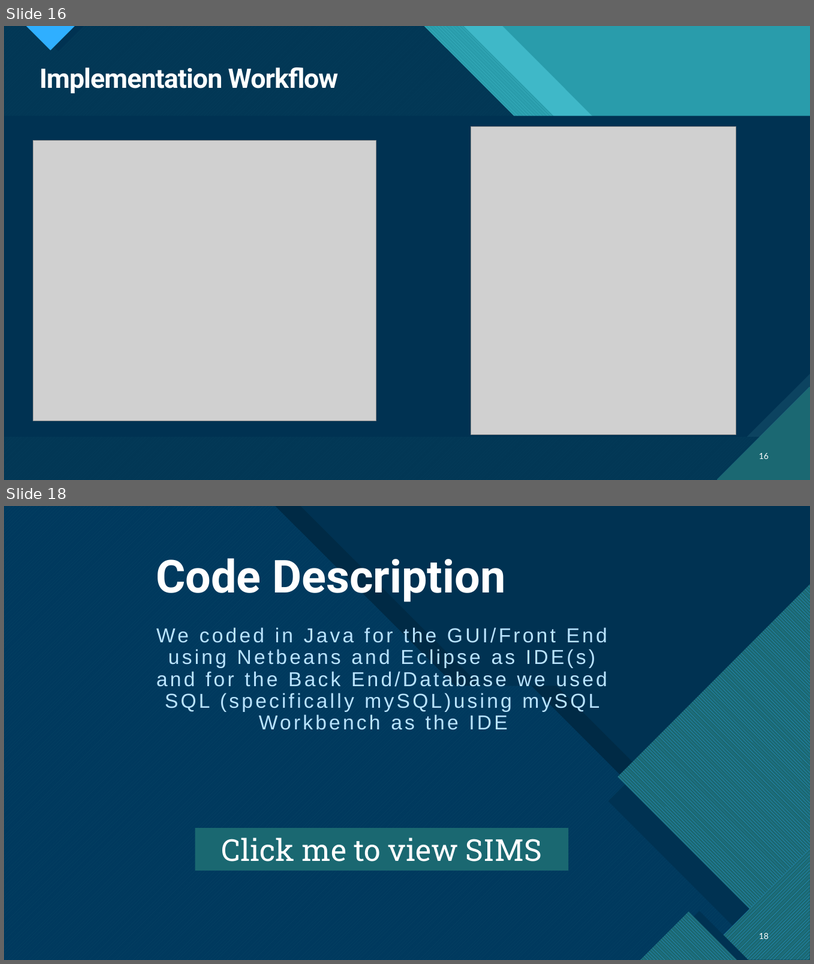
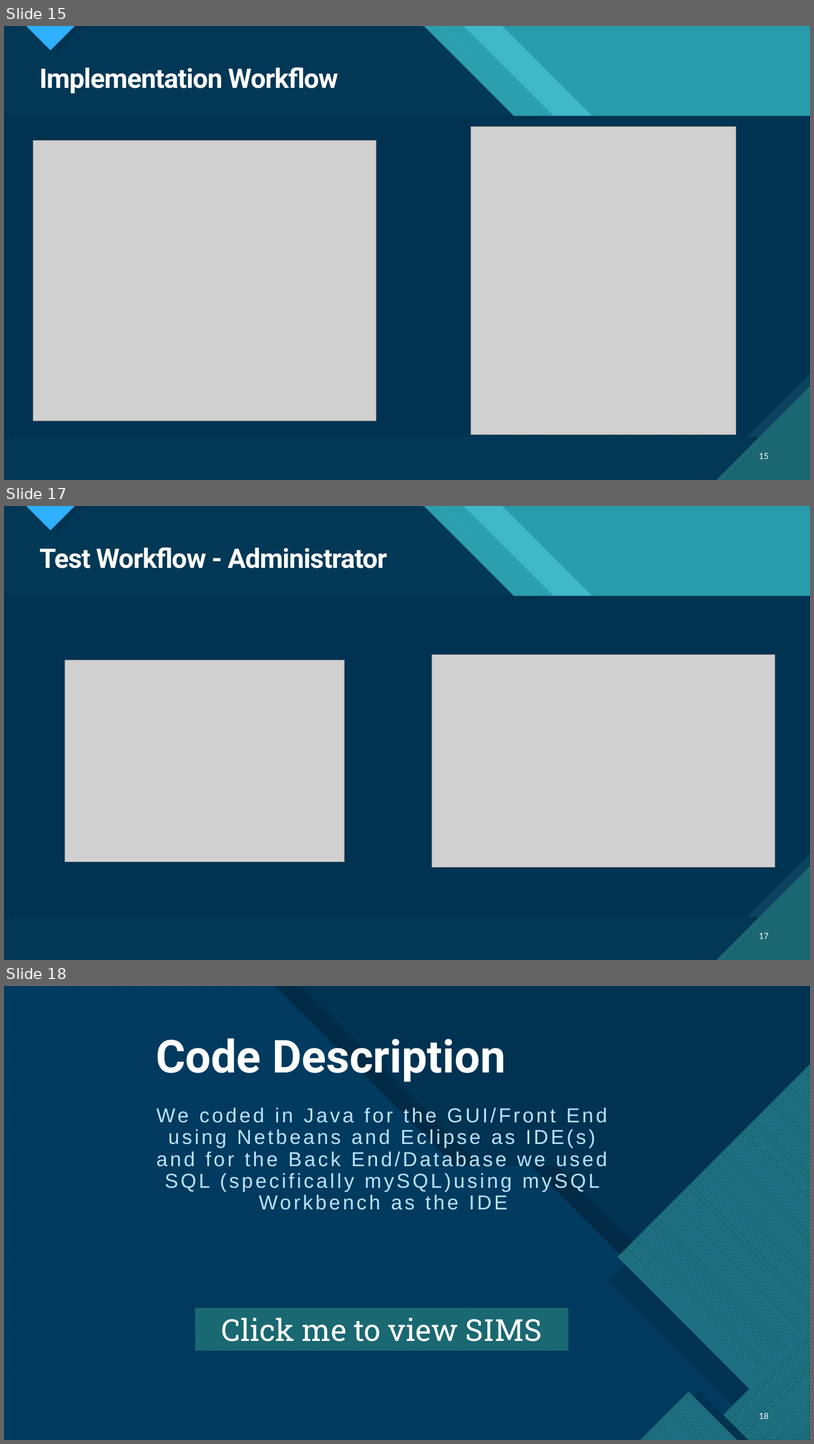
Before and after one commit to JacquelynDeHart/SIMS_CS3321, a slide deck: SE Final SIMS Presentation.pptx. Shown one above the other, each under a label of ours: slides 16 and 18 before the commit, slides 15, 17 and 18 after it; the slides between them are not shown. The pictures are 814x964 and 814x1444 pixels, drawn with LibreOffice and Linux fonts; fonts in the diff are those of the drawing; grey boxes stand for pictures. Boxes give left, top, right and bottom in pixels: in the first picture for what was removed or moved away, otherwise in the second. Text is boxed around its words. In the diff, an @@ line names an element or a change of style, - is before the commit and + after.

```diff
--- a/SE Final SIMS Presentation.pptx
+++ b/SE Final SIMS Presentation.pptx
@@ slide 17 added at <box>4,506,810,960</box>, background #47C3D3; not listed: 18 template elements that a slide beside it also shows @@
@@ title added at <box>39,547,387,568</box>, 32 pt, text #FFFFFF, bold @@
+Test Workflow - Administrator
@@ picture added at <box>65,660,345,861</box> @@
@@ picture added at <box>432,655,776,867</box> @@
@@ page number added at <box>759,933,769,939</box>, 10 pt, text #FFFFFF @@
+17
@@ what was slide 16 is now slide 15 @@
@@ page number at <box>759,453,769,459</box>: text changed @@
-16
+15
```
Also in this commit, not shown: 4 slides changed, 1 slide removed.
